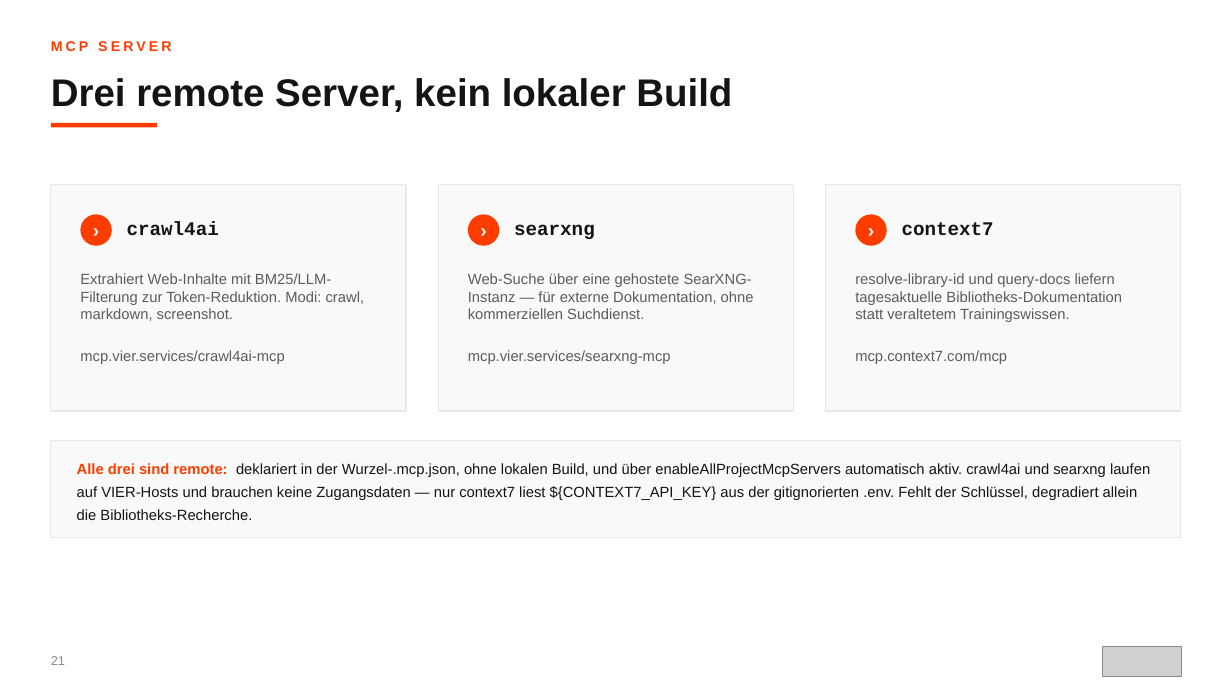
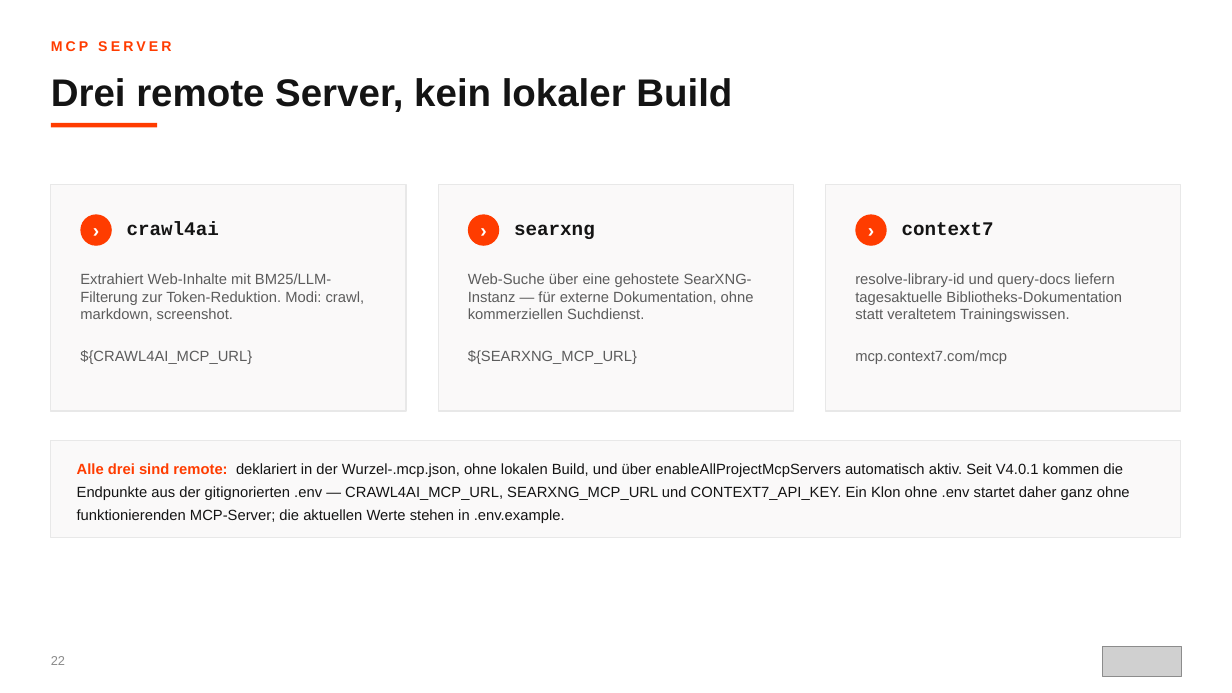
Before and after one commit to scameronde/rpi-qpi, a slide deck: slide 22 of presentation/ORBIT.pptx (slide 21 before the commit). Drawn at 1232x693 pixels with LibreOffice and Linux fonts; fonts in the diff are those of the drawing; grey boxes stand for pictures. Boxes give left, top, right and bottom in pixels: in the first picture for what was removed or moved away, otherwise in the second. Text is boxed around its words. In the diff, an @@ line names an element or a change of style, - is before the commit and + after.

```diff
--- a/presentation/ORBIT.pptx
+++ b/presentation/ORBIT.pptx
@@ text at (80, 273, 365, 364): text changed @@
-Extrahiert Web-Inhalte mit BM25/LLM-Filterung zur Token-Reduktion. Modi: crawl, markdown, screenshot.
-mcp.vier.services/crawl4ai-mcp
+Extrahiert Web-Inhalte mit BM25/LLM-Filterung zur Token-Reduktion. Modi: crawl, markdown, screenshot.
+${CRAWL4AI_MCP_URL}
@@ text at (468, 273, 754, 364): text changed @@
-Web-Suche über eine gehostete SearXNG-Instanz — für externe Dokumentation, ohne kommerziellen Suchdienst.
-mcp.vier.services/searxng-mcp
+Web-Suche über eine gehostete SearXNG-Instanz — für externe Dokumentation, ohne kommerziellen Suchdienst.
+${SEARXNG_MCP_URL}
@@ text in rectangle at (77, 463, 1130, 523): text changed @@
-Alle drei sind remote: deklariert in der Wurzel-.mcp.json, ohne lokalen Build, und über enableAllProjectMcpServers automatisch aktiv. crawl4ai und searxng laufen auf VIER-Hosts und brauchen keine Zugangsdaten — nur context7 liest ${CONTEXT7_API_KEY} aus der gitignorierten .env. Fehlt der Schlüssel, degradiert allein die Bibliotheks-Recherche.
+Alle drei sind remote: deklariert in der Wurzel-.mcp.json, ohne lokalen Build, und über enableAllProjectMcpServers automatisch aktiv. Seit V4.0.1 kommen die Endpunkte aus der gitignorierten .env — CRAWL4AI_MCP_URL, SEARXNG_MCP_URL und CONTEXT7_API_KEY. Ein Klon ohne .env startet daher ganz ohne funktionierenden MCP-Server; die aktuellen Werte stehen in .env.example.
@@ text at (51, 656, 65, 665): text changed @@
-21
+22
```
Also in this commit, not shown: 16 other slides changed, 1 slide added.
